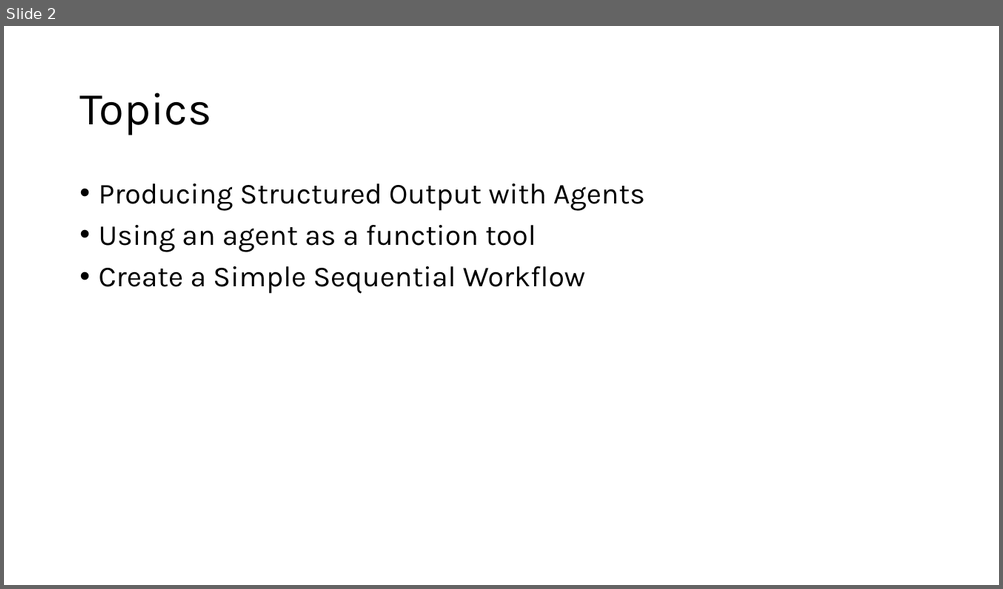
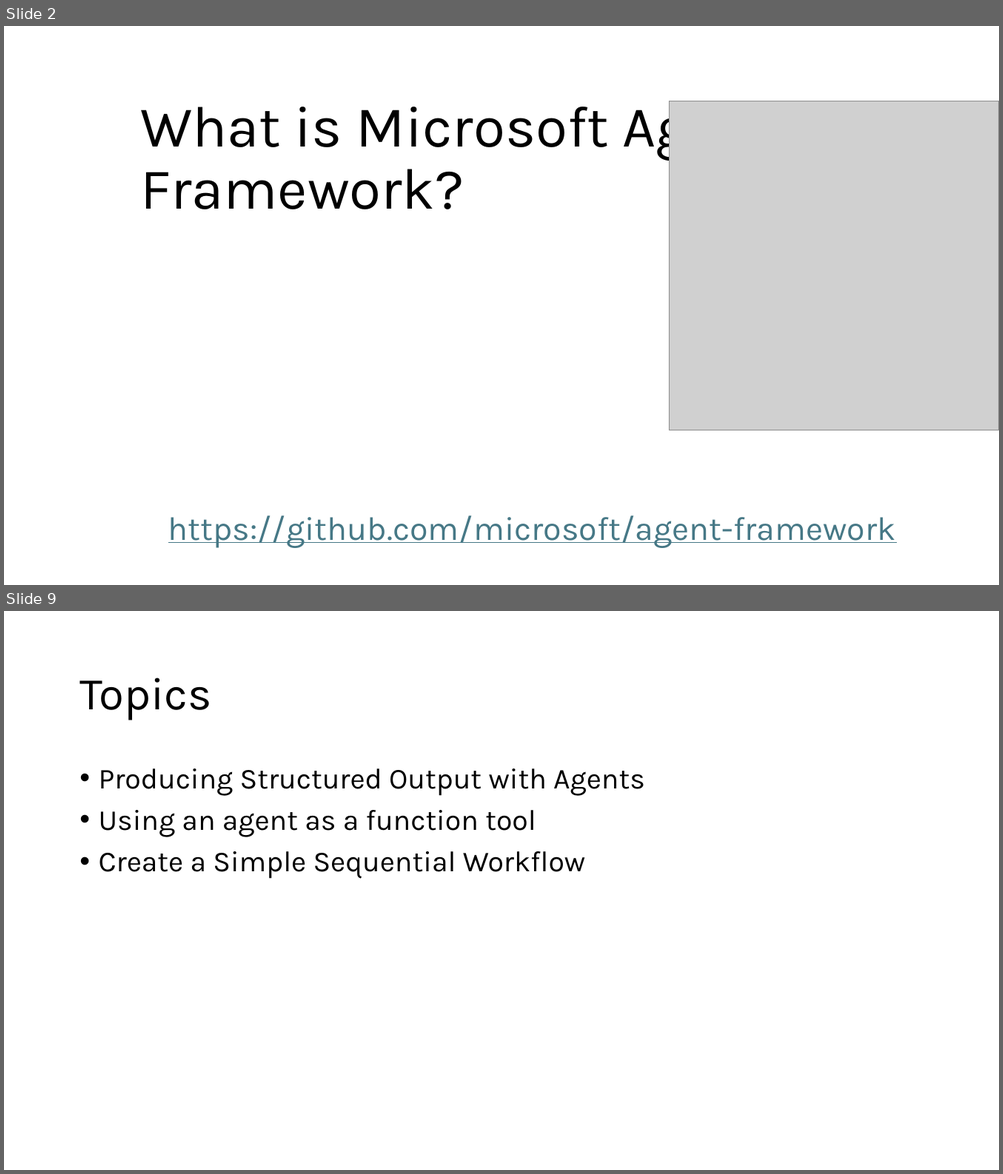
Before and after one commit to mehrthur-teste/NetBCConfJan21, a slide deck: docs/revised.pptx. Shown one above the other, each under a label of ours: slide 2 before the commit, slides 2 and 9 after it; the slides between them are not shown. The pictures are 1003x589 and 1003x1174 pixels, drawn with LibreOffice and Linux fonts; fonts in the diff are those of the drawing; grey boxes stand for pictures. Boxes give left, top, right and bottom in pixels: in the first picture for what was removed or moved away, otherwise in the second. Text is boxed around its words. In the diff, an @@ line names an element or a change of style, - is before the commit and + after.

Commit message:
what is agent framework

```diff
--- a/docs/revised.pptx
+++ b/docs/revised.pptx
@@ slide 2 added at box(4, 26, 999, 585), background #FFFFFF @@
@@ title added at box(140, 94, 775, 210), 56 pt, text #000000 @@
+What is Microsoft Agent Framework?
@@ picture added at box(669, 101, 999, 431) @@
@@ text added at box(168, 516, 896, 548), 32 pt, text #467886, underline @@
+https://github.com/microsoft/agent-framework
@@ what was slide 2 is now slide 9 @@
```
Also in this commit, not shown: 6 other slides added.
